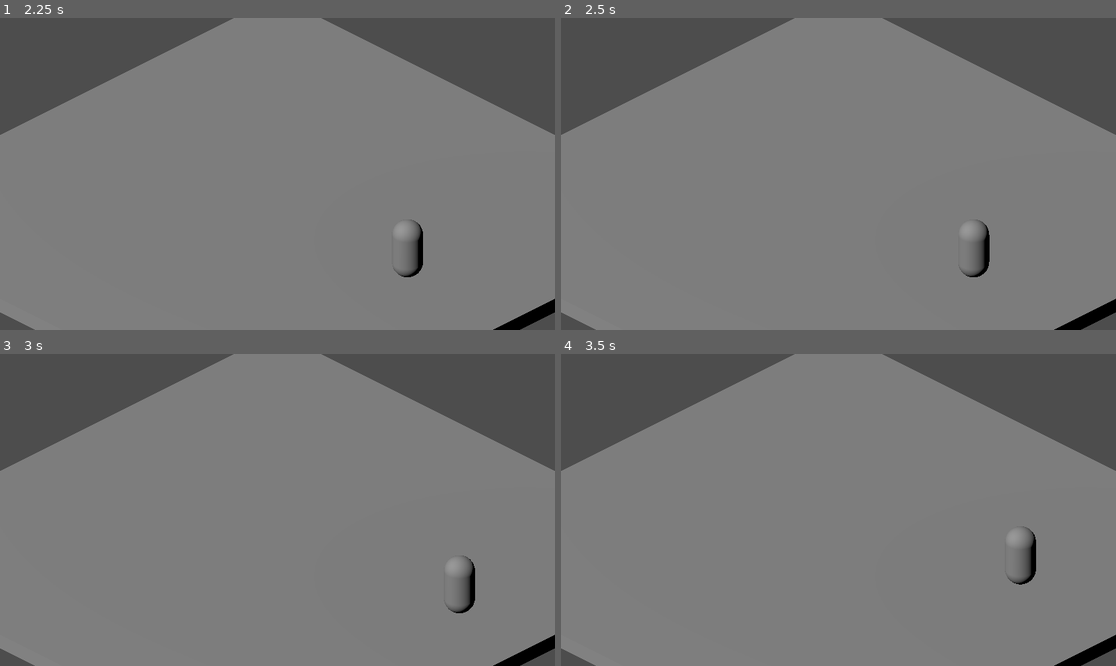
Above: before the commit, frames 1-4 (two rows, left to right).
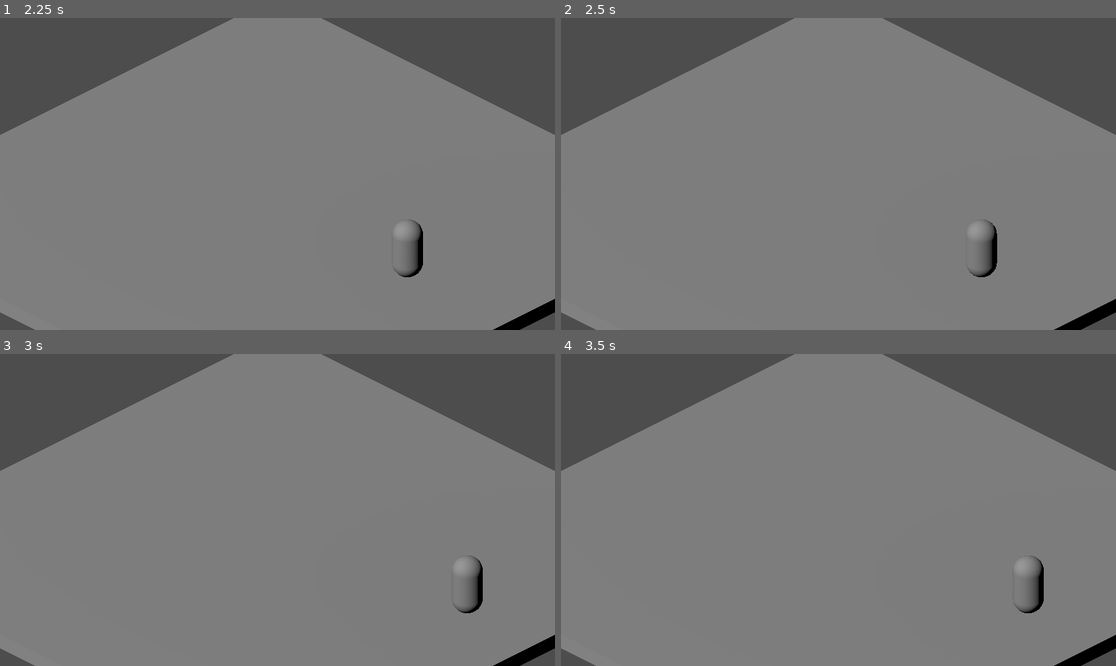
Above: after the commit, the same moments.

Repository: diodemusic/sonic-battle-2
Game: Godot game, scene res://stages/test_stage/test_stage.tscn
The game is run twice, just before and just after one commit, with the same random seed, the same clock (stepped at 60 frames per second) and the same inputs.
Inputs:
- Up to frame 1 (2.25 s): hold D (move_right) 0.53-1.28 s; tap J (attack, bound only before the commit) at 0.6, 1.55, 2.1 s; tap Space (jump) at 0.77, 1.52 s; tap K (attack_heavy, bound only after the commit) at 0.8, 1.35 s; hold S (move_down) 1.28-2.03 s; hold D (move_right) from 2.03 s (still down)
- Up to frame 2 (2.5 s): keep holding D (move_right); tap K (attack_heavy, bound only after the commit) at 2.3 s
- Up to frame 3 (3 s): release D (move_right) at 2.78 s; hold L (attack_upper, bound only after the commit) from 2.78 s (still down); tap K (attack_heavy, bound only after the commit) at 2.85 s
- Up to frame 4 (3.5 s): keep holding L (attack_upper, bound only after the commit); tap Space (jump) at 3.02 s; tap J (attack, bound only before the commit) at 3.05 s

Frame 1 is identical in both runs. In frame 2, 0.6% of the frame differs, in the area x 71-79%, y 64-84%; in frame 3, 0.6%; in frame 4, 0.8%, in the area x 80-87%, y 55-84%.

Commit message:
Add attack variations and update input configuration for player character

Diff:
--- a/player/player.gd
+++ b/player/player.gd
@@ -3,14 +3,18 @@
 
 const SPEED = 5.0
 const JUMP_VELOCITY = 4.5
-const JAB_DURATION = 0.3
+const JAB_DURATION = 0.25
+const HEAVY_DURATION = 0.55
+const UPPER_DURATION = 0.5
 
-enum State {IDLE, MOVE, JUMP, FALL, LAND, ATTACK}
-@onready var camera := get_viewport().get_camera_3d()
 var state := State.IDLE
 var attack_timer := 0.0
 var combo_count := 0
 var attack_buffered := false
+
+enum State {IDLE, MOVE, JUMP, FALL, LAND, ATTACK, HEAVY, UPPER}
+
+@onready var camera := get_viewport().get_camera_3d()
 
 
 func _physics_process(delta: float) -> void:
@@ -35,10 +39,18 @@
 			if not is_on_floor():
 				state = State.FALL
 
-			if Input.is_action_just_pressed("attack") and is_on_floor():
+			if Input.is_action_just_pressed("attack_jab") and is_on_floor():
 				attack_timer = JAB_DURATION
 				combo_count = 1
 				state = State.ATTACK
+
+			if Input.is_action_just_pressed("attack_heavy") and is_on_floor():
+				attack_timer = HEAVY_DURATION
+				state = State.HEAVY
+
+			if Input.is_action_just_pressed("attack_upper") and is_on_floor():
+				attack_timer = UPPER_DURATION
+				state = State.UPPER
 		State.IDLE:
 			velocity.x = 0
 			velocity.z = 0
@@ -53,10 +65,18 @@
 			if not is_on_floor():
 				state = State.FALL
 
-			if Input.is_action_just_pressed("attack") and is_on_floor():
+			if Input.is_action_just_pressed("attack_jab") and is_on_floor():
 				attack_timer = JAB_DURATION
 				combo_count = 1
 				state = State.ATTACK
+
+			if Input.is_action_just_pressed("attack_heavy") and is_on_floor():
+				attack_timer = HEAVY_DURATION
+				state = State.HEAVY
+
+			if Input.is_action_just_pressed("attack_upper") and is_on_floor():
+				attack_timer = UPPER_DURATION
+				state = State.UPPER
 		State.JUMP:
 			velocity.x = direction.x * SPEED
 			velocity.z = direction.z * SPEED
@@ -79,7 +99,7 @@
 
 			attack_timer -= delta
 
-			if Input.is_action_just_pressed("attack") and is_on_floor():
+			if Input.is_action_just_pressed("attack_jab") and is_on_floor():
 				attack_buffered = true
 
 			if attack_timer <= 0:
@@ -91,7 +111,21 @@
 					combo_count = 0
 					attack_buffered = false
 					state = State.IDLE
+		State.HEAVY:
+			velocity.x = 0
+			velocity.z = 0
 
-	print(state)
+			attack_timer -= delta
+
+			if attack_timer <= 0:
+				state = State.IDLE
+		State.UPPER:
+			velocity.x = 0
+			velocity.z = 0
+
+			attack_timer -= delta
+
+			if attack_timer <= 0:
+				state = State.IDLE
 
 	move_and_slide()
--- a/project.godot
+++ b/project.godot
@@ -42,9 +42,19 @@
 "events": [Object(InputEventKey,"resource_local_to_scene":false,"resource_name":"","device":-1,"window_id":0,"alt_press …(191 unchanged characters)…
 ]
 }
-attack={
+attack_jab={
 "deadzone": 0.2,
 "events": [Object(InputEventKey,"resource_local_to_scene":false,"resource_name":"","device":-1,"window_id":0,"alt_press …(192 unchanged characters)…
+]
+}
+attack_heavy={
+"deadzone": 0.2,
+"events": [Object(InputEventKey,"resource_local_to_scene":false,"resource_name":"","device":-1,"window_id":0,"alt_pressed":false,"shift_pressed":false,"ctrl_pressed":false,"meta_pressed":false,"pressed":false,"keycode":0,"physical_keycode":75,"key_label":0,"unicode":107,"location":0,"echo":false,"script":null)
+]
+}
+attack_upper={
+"deadzone": 0.2,
+"events": [Object(InputEventKey,"resource_local_to_scene":false,"resource_name":"","device":-1,"window_id":0,"alt_pressed":false,"shift_pressed":false,"ctrl_pressed":false,"meta_pressed":false,"pressed":false,"keycode":0,"physical_keycode":76,"key_label":0,"unicode":108,"location":0,"echo":false,"script":null)
 ]
 }
 
